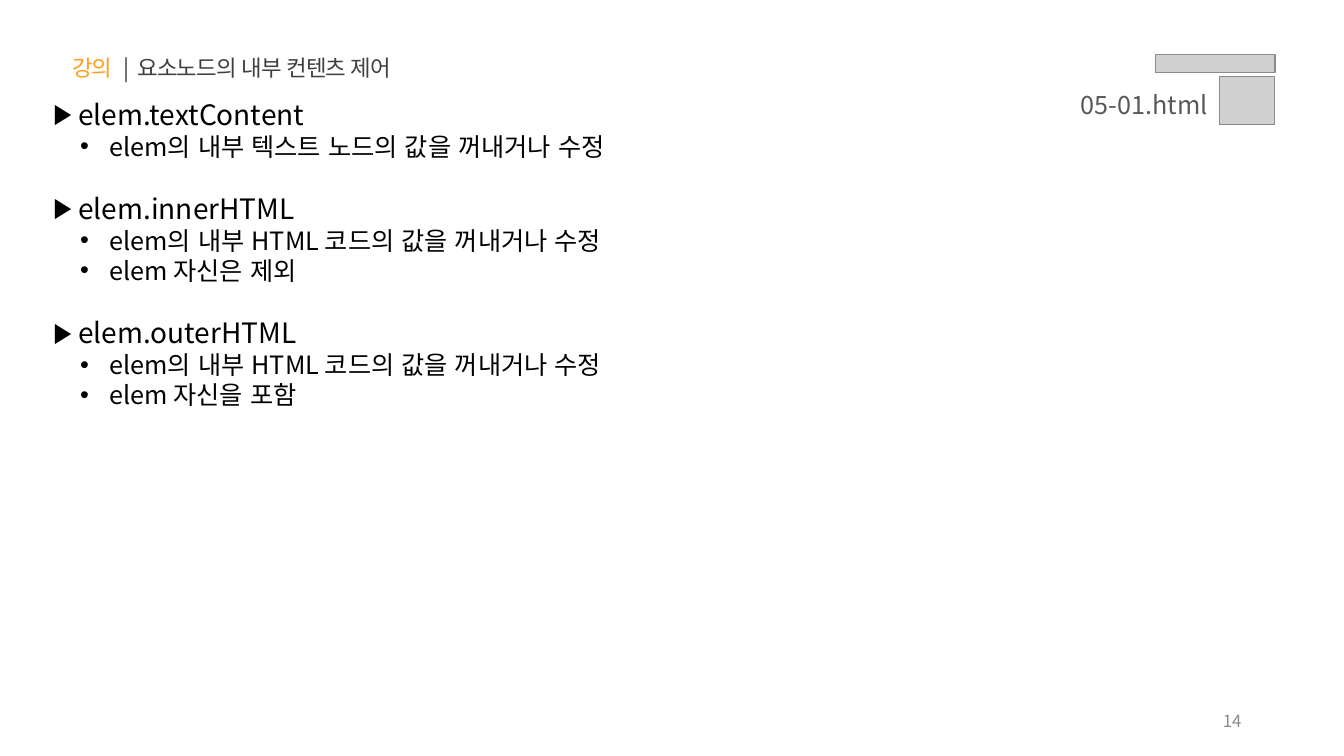
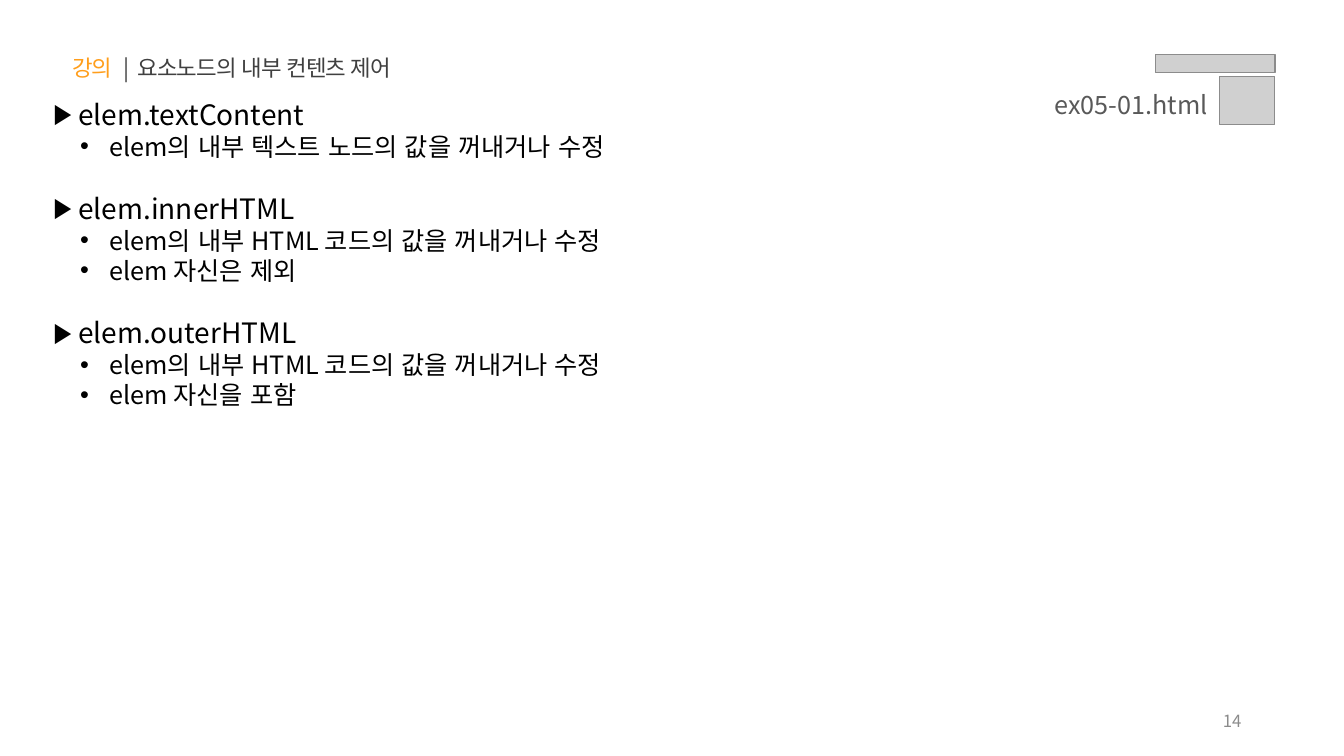
Before and after one commit to yebin-jeong/learn-js, a slide deck: slide 14 of PPT/05.자바스크립트 - 클라이언트 사이드(Event, DOM, Ajax, Web APIs).pptx. Drawn at 1344x756 pixels with LibreOffice and Linux fonts; fonts in the diff are those of the drawing; grey boxes stand for pictures. Boxes give left, top, right and bottom in pixels: in the first picture for what was removed or moved away, otherwise in the second. Text is boxed around its words. In the diff, an @@ line names an element or a change of style, - is before the commit and + after.

```diff
--- a/PPT/05.자바스크립트 - 클라이언트 사이드(Event, DOM, Ajax, Web APIs).pptx
+++ b/PPT/05.자바스크립트 - 클라이언트 사이드(Event, DOM, Ajax, Web APIs).pptx
@@ text at (x1=1055, y1=94, x2=1208, y2=115): text changed @@
-05-01.html
+ex05-01.html
```
Also in this commit, not shown: 1 other slide changed, 1 other file.
